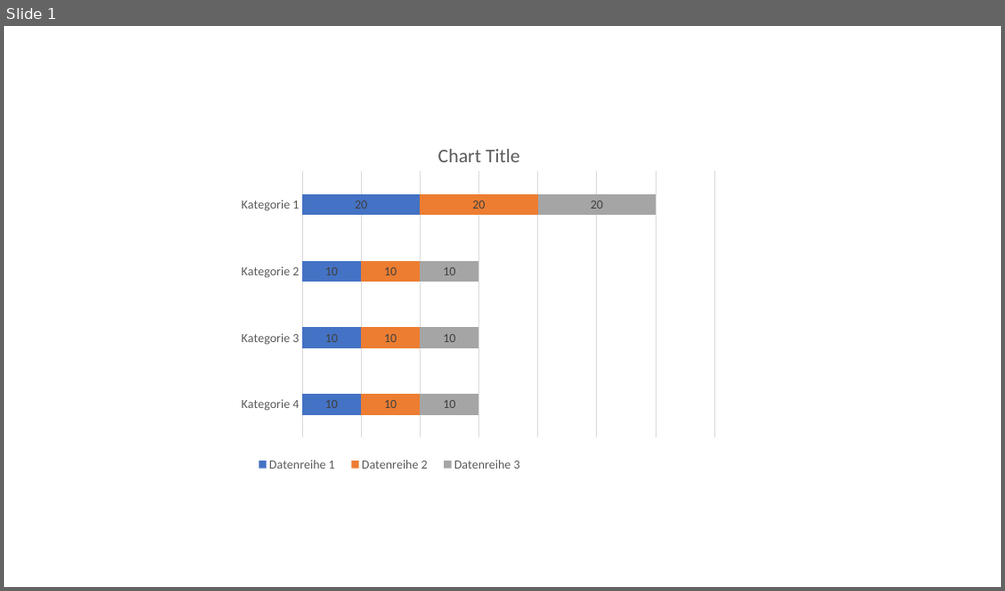
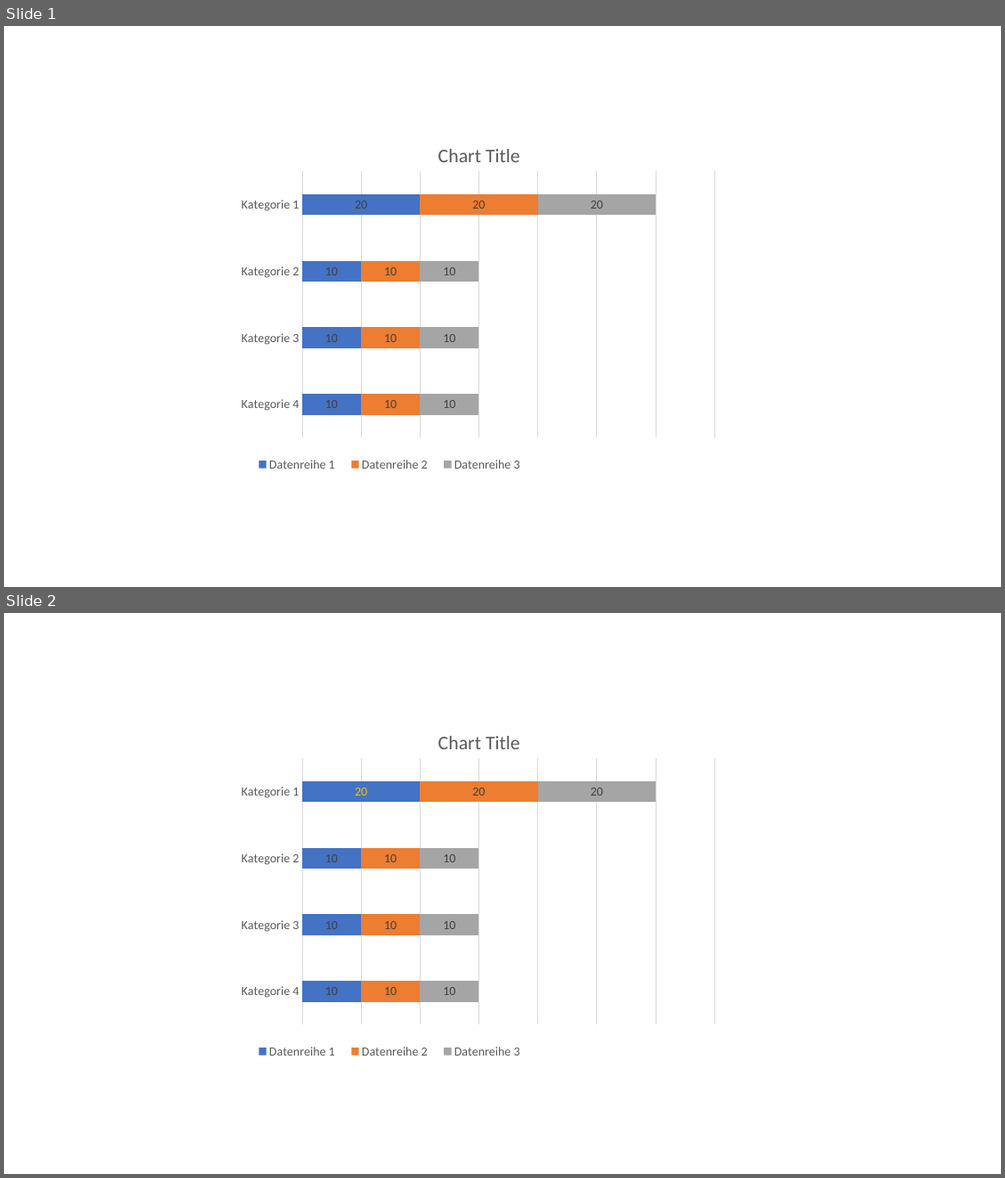
Before and after one commit to singerla/pptx-automizer, a slide deck: __tests__/pptx-templates/ChartBarsStackedLabels.pptx. Shown one above the other, each under a label of ours: slide 1 before the commit, slides 1 and 2 after it. The pictures are 1005x591 and 1005x1178 pixels, drawn with LibreOffice and Linux fonts; fonts in the diff are those of the drawing. Boxes give left, top, right and bottom in pixels: in the first picture for what was removed or moved away, otherwise in the second. Text is boxed around its words. In the diff, an @@ line names an element or a change of style, - is before the commit and + after.

```diff
--- a/__tests__/pptx-templates/ChartBarsStackedLabels.pptx
+++ b/__tests__/pptx-templates/ChartBarsStackedLabels.pptx
@@ slide 2 added at [4,613,1001,1174], background #FFFFFF @@
@@ bar stacked chart added at [226,714,732,1104] @@
+categories: Kategorie 1, Kategorie 2, Kategorie 3, Kategorie 4
+Datenreihe 1: 20, 10, 10, 10
+Datenreihe 2: 20, 10, 10, 10
+Datenreihe 3: 20, 10, 10, 10
```
Also in this commit, not shown: 6 other files.
